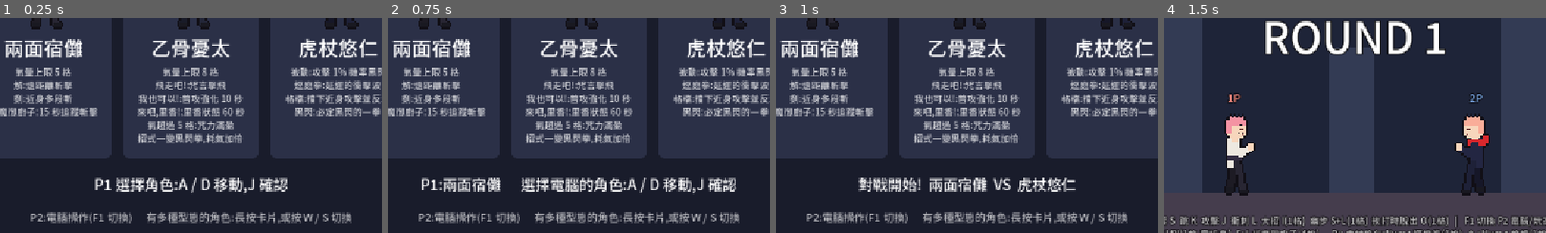
Above: before the commit, frames 1-4 (left to right).
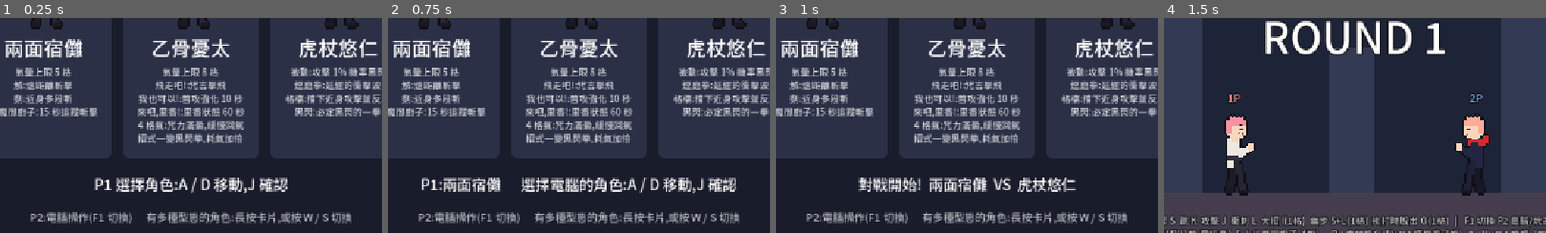
Above: after the commit, the same moments.

Repository: tyboy0407/anifight
Game: Godot game, scene res://scenes/select.tscn
The game is run twice, just before and just after one commit, with the same random seed, the same clock (stepped at 60 frames per second) and the same inputs.
Inputs (mouse positions are % of the whole screen's width and height, from its top left):
- Up to frame 1 (0.25 s): no input
- Up to frame 2 (0.75 s): tap Enter (ui_accept) at 0.5 s; move the mouse to (72, 45) at 0.52 s; hold D from 0.53 s (still down); tap J at 0.6 s; click (72, 45) at 0.67 s
- Up to frame 3 (1 s): keep holding D; tap Enter (ui_accept) at 0.77 s
- Up to frame 4 (1.5 s): keep holding D; move the mouse to (30, 55) at 1.27 s; tap K at 1.35 s
The pictures show only the part of the screen within x 25-75%, y 46-96%; the shares and areas given below are measured in that part.

The runs differ from the first frame. In frame 1, 0.8% of the frame differs, in the area x 36-64%, y 47-53%; in frame 2, 0.8%; in frame 3, 0.8%; in frame 4, nothing differs.

Commit message:
Make Yuta's overflow start at 4 bars and send foes tumbling
Yuta's overflow state now starts at 4 bars instead of above 5, and
slowly restores energy while it lasts (one bar every 20 seconds).
The touch button for skill 1 gets a faint Black Flash glow while the
empowered punch is available.

The empowered punch no longer just throws the opponent in an arc.
They fly low, hit the ground, and bounce and roll to the edge of the
screen, kicking up dust along the way, then slam into the edge with
debris and a screen shake. This is a new AttackData flag (tumbles)
handled in Fighter, so other moves can use it, and the camera now
shakes on request through a screen_shake signal.

The CPU's saving rule for Yuta changes with the threshold: in a
saving round it holds its energy until Rika is out.

Co-Authored-By: Claude Fable 5.2 <noreply@anthropic.com>

Diff:
--- a/scripts/attack_data.gd
+++ b/scripts/attack_data.gd
@@ -14,6 +14,8 @@
 @export var knockback: Vector2 = Vector2(220, 0)
 @export var hitstun: float = 0.30
 @export var launches: bool = false
+## launches 的招式專用:對手不是飛出去就倒地,而是落地後一路翻滾彈跳到場邊,沿途揚起沙土
+@export var tumbles: bool = false
 ## 出招時自身往前踏的速度
 @export var lunge: float = 120.0
 ## 命中時攻擊方是否累積氣量(耗氣招式設為 false)
--- a/scripts/characters/yuta.gd
+++ b/scripts/characters/yuta.gd
@@ -8,8 +8,10 @@
 ##   我也可以!(上 + skill):咒力附刀,10 秒內普通攻擊傷害提升。耗 1 格氣。
 ##   來吧,里香!(下 + special):召喚里香,進入里香狀態 60 秒。耗 5 格氣。
 ## 被動「咒力滿盈」
-##   氣量超過 5 格時進入,掉回 5 格以下就解除。期間:
-##   skill 變成「不准欺負我的朋友!」:短暫蓄力後向前揮拳,必定黑閃(傷害 2 倍),把對手打飛到遠處。
+##   氣量滿 4 格時進入,掉到 4 格以下就解除。期間:
+##   氣量會緩慢自動恢復(每 20 秒 1 格)。
+##   skill 變成「不准欺負我的朋友!」:短暫蓄力後向前揮拳,必定黑閃(傷害 2 倍),
+##   對手低空飛出後在地上翻滾彈跳,一路滾到場邊。
 ##   skill 與 上 + skill 的耗氣量加倍(各 2 格);「來吧,里香!」不受影響。
 ## 里香狀態
 ##   地面連段由 3 段變 5 段,每次普攻命中里香都會追加一擊。
@@ -35,13 +37,15 @@
 const BUFF_DURATION := 10.0
 const BUFF_DAMAGE_SCALE := 1.5
 # 咒力滿盈
-const OVERFLOW_THRESHOLD := 500   # 氣量超過這個值就進入咒力滿盈
+const OVERFLOW_THRESHOLD := 400   # 氣量到達這個值就進入咒力滿盈
 const OVERFLOW_COST_SCALE := 2    # 滿盈期間招式一、招式二的耗氣倍率
+const OVERFLOW_REGEN := 5.0       # 滿盈期間每秒自動恢復的氣量(20 秒一格)
 # 不准欺負我的朋友!(咒力滿盈時的招式一,和「飛走吧!」共用冷卻)
 const FRIEND_DAMAGE := 130        # 必定黑閃,實際是 2 倍
 const FRIEND_CHARGE := 0.40       # 揮拳前的蓄力時間
-const FRIEND_KNOCKBACK := Vector2(1200, -480)
-const FRIEND_RANGE := 300.0       # 電腦:對手在這個距離內才出拳# 來吧,里香!
+const FRIEND_KNOCKBACK := Vector2(1150, -420)  # 低空飛出,落地後翻滾彈跳到場邊
+const FRIEND_RANGE := 300.0       # 電腦:對手在這個距離內才出拳
+# 來吧,里香!
 const RIKA_COST := 500
 const RIKA_CAST := 0.80
 const RIKA_RELEASE := 0.50
@@ -69,6 +73,7 @@
 var _speech_move: AttackData
 
 var _was_overflowing := false
+var _regen_bank := 0.0  # 自動回氣還沒滿 1 點的零頭
 var _friend_move: AttackData
 var _friend_health := 0  # 出拳前對手的血量,用來判斷這一拳有沒有打到
 
@@ -137,6 +142,7 @@
 	var flash_damage := int(round(FRIEND_DAMAGE * BLACK_FLASH_DAMAGE_SCALE))
 	_friend_move = AttackData.make(flash_damage, 0.05, 0.14, 0.40, Vector2(90, -62), Vector2(170, 90), FRIEND_KNOCKBACK, 0.0, true, 520.0)
 	_friend_move.builds_energy = false
+	_friend_move.tumbles = true
 	_friend_move.color = Color(0.1, 0.02, 0.04, 0.85)
 	_rika_move = AttackData.make(30, 0.0, 0.0, 0.0, Vector2.ZERO, Vector2.ZERO, Vector2.ZERO, 0.36, false, 0.0)
 	_protect_move = AttackData.make(PROTECT_DAMAGE, 0.0, 0.0, 0.0, Vector2.ZERO, Vector2.ZERO, Vector2(720, -480), 0.0, true, 0.0)
@@ -158,6 +164,7 @@
 	_speech_cooldown = 0.0
 	_buff_time = 0.0
 	_was_overflowing = false
+	_regen_bank = 0.0
 	_cancel_cannon()
 	_exit_rika()
 	super(spawn_position, spawn_facing)
@@ -167,7 +174,7 @@
 	super(delta)
 	_speech_cooldown = maxf(_speech_cooldown - delta, 0.0)
 	_buff_time = maxf(_buff_time - delta, 0.0)
-	_tick_overflow()
+	_tick_overflow(delta)
 	_tick_rika(delta)
 	_tick_cannon(delta)
 	_update_status()
@@ -177,9 +184,13 @@
 	return _rika_time > 0.0
 
 
-## 咒力滿盈:氣量超過 5 格。
+## 咒力滿盈:氣量滿 4 格。
 func overflowing() -> bool:
-	return energy > OVERFLOW_THRESHOLD
+	return energy >= OVERFLOW_THRESHOLD
+
+
+func skill1_empowered() -> bool:
+	return overflowing()
 
 
 ## 招式一、招式二實際的耗氣量:咒力滿盈時加倍。
@@ -187,11 +198,20 @@
 	return base_cost * OVERFLOW_COST_SCALE if overflowing() else base_cost
 
 
-func _tick_overflow() -> void:
+func _tick_overflow(delta: float) -> void:
 	var now := overflowing()
 	if now and not _was_overflowing and state != State.KO:
 		_callout("咒力滿盈", CURSE_COLOR)
 	_was_overflowing = now
+	# 滿盈期間緩慢回氣。氣量是整數,不足 1 點的部分先存著。
+	if not now or state == State.KO or energy_sealed():
+		_regen_bank = 0.0
+		return
+	_regen_bank += OVERFLOW_REGEN * delta
+	var whole := int(_regen_bank)
+	if whole > 0:
+		_regen_bank -= whole
+		add_energy(whole)
 
 
 func _try_character_actions() -> bool:
@@ -201,7 +221,7 @@
 			return true
 		return false
 	if _skill1_pressed() and _speech_cooldown <= 0.0:
-		# 先記下是不是滿盈:扣完氣可能就掉回 5 格以下了
+		# 先記下是不是滿盈:扣完氣可能就掉到 4 格以下了
 		var empowered := overflowing()
 		if not _spend_energy(_skill_cost(SPEECH_COST)):
 			return false
@@ -221,9 +241,10 @@
 	return 0 if in_rika_state() else RIKA_COST
 
 
-## 電腦操作時:決定存氣的回合先不用招式,存到 5 格召喚里香;超過 5 格(咒力滿盈)才又開始用招式。
+## 電腦操作時:決定存氣的回合先不用招式,存到 5 格召喚里香;里香出來之後才又開始用招式。
+## (滿 4 格就是咒力滿盈,這時用招式要 2 格,一用就存不到 5 格了。)
 func ai_saving_energy() -> bool:
-	return ai_saves_this_round and not overflowing()
+	return ai_saves_this_round and not in_rika_state()
 
 
 ## 電腦操作時:還沒召喚里香的話,氣夠了就先召喚。
@@ -365,6 +386,7 @@
 	if move == _friend_move:
 		if target.health < _friend_health or target.state == State.GUARD:
 			_black_flash_effect(target.global_position + Vector2(0, -60))
+			screen_shake.emit(10.0)
 		return
 	if in_rika_state() and _cannon == Cannon.NONE and _is_normal_attack(move):
 		_rika_strike_timer = RIKA_STRIKE_DELAY
--- a/scripts/fighter.gd
+++ b/scripts/fighter.gd
@@ -7,6 +7,8 @@
 signal defeated(fighter: Fighter)
 ## 自己「被」連段的狀況:hits 為連續受擊數,damage 為這段連段的累計傷害。歸零代表連段結束。
 signal combo_changed(hits: int, damage: int)
+## 要求畫面震動(重擊命中、摔在地上、撞到場邊)。strength 是震動的最大位移(像素)。
+signal screen_shake(strength: float)
 
 enum State { IDLE, MOVE, JUMP, DASH, ATTACK, GUARD, HITSTUN, LAUNCHED, DOWN, GETUP, KO, TELEPORT, BURST, CAST, STUNNED }
 
@@ -40,6 +42,17 @@
 const BLACK_FLASH_COLOR := Color(0.85, 0.08, 0.12)
 ## 電腦操作時,每回合有這個機率選擇存氣放超必殺(只對超必殺很貴的角色有意義)。
 const AI_SAVE_CHANCE := 0.6
+# 翻滾擊飛(AttackData.tumbles):落地後彈跳幾次,彈不起來就貼地翻滾,撞到場邊或停下來才倒地。
+const TUMBLE_BOUNCES: Array[float] = [-400.0, -310.0, -220.0]  # 每次著地彈起的速度
+const TUMBLE_BOUNCE_KEEP := 0.85       # 每次著地保留的水平速度比例
+const TUMBLE_ROLL_FRICTION := 1500.0   # 貼地翻滾時的減速
+const TUMBLE_STOP_SPEED := 140.0       # 慢到這個速度就停下來倒地
+const TUMBLE_SPIN := 15.0              # 翻滾的旋轉速度(弧度 / 秒)
+const TUMBLE_WALL_REBOUND := Vector2(170, -330)  # 撞到場邊後彈回來的速度
+const TUMBLE_DUST_INTERVAL := 0.04     # 貼近地面時每隔多久揚起一次沙土
+const TUMBLE_DUST_HEIGHT := 70.0       # 離地多高以內算貼近地面
+const DUST_COLORS: Array[Color] = [Color(0.80, 0.68, 0.46), Color(0.62, 0.50, 0.33), Color(0.90, 0.82, 0.62)]
+const DEBRIS_COLORS: Array[Color] = [Color(0.55, 0.55, 0.6), Color(0.38, 0.38, 0.43), Color(0.80, 0.68, 0.46)]
 
 const MOVE_SPEED := 320.0
 const JUMP_VELOCITY := -720.0
@@ -112,6 +125,14 @@
 var _combo_damage := 0
 ## 連段到達上限後的那次擊飛:落地前不能再被追打。一般的擊飛則可以在空中被連擊。
 var _launch_protected := false
+# 翻滾擊飛中
+var _tumbling := false
+var _tumble_dir := 1          # 飛出去的方向
+var _tumble_bounces := 0      # 已經在地上彈了幾次
+var _tumble_angle := 0.0      # 目前轉到的角度
+var _tumble_floor_y := INF    # 地面高度;還沒著地過就不知道
+var _tumble_dust_timer := 0.0
+var _sprite_offset := Vector2.ZERO  # 素材原本的位移,翻滾時要暫時改成以身體中心為軸
 var _has_sprite := false
 var _current_anim := ""
 var _anim_restart := false
@@ -186,10 +207,10 @@
 		State.ATTACK: _tick_attack(delta)
 		State.GUARD: _tick_guard(delta)
 		State.HITSTUN: _tick_hitstun(delta)
-		State.LAUNCHED: _tick_launched()
+		State.LAUNCHED: _tick_launched(delta)
 		State.DOWN: _tick_down(delta)
 		State.GETUP: _tick_getup()
-		State.KO: _apply_friction(delta)
+		State.KO: _tick_ko(delta)
 		State.TELEPORT: _tick_teleport()
 		State.BURST: _tick_burst()
 		State.CAST: _tick_cast(delta)
@@ -197,6 +218,7 @@
 
 	move_and_slide()
 	_update_visual()
+	_apply_spin()
 
 
 # ---------- 各狀態 ----------
@@ -323,12 +345,126 @@
 		_set_state(State.IDLE)
 
 
-func _tick_launched() -> void:
+func _tick_launched(delta: float) -> void:
 	if can_escape() and _pressed("escape") and _spend_energy(ESCAPE_COST):
 		_start_burst()
+	elif _tumbling:
+		_tick_tumble(delta)
 	elif _state_time > 0.05 and _landed():
 		velocity.x = 0.0
 		_set_state(State.DOWN)
+
+
+func _tick_ko(delta: float) -> void:
+	if _tumbling:
+		_tick_tumble(delta)
+	else:
+		_apply_friction(delta)
+
+
+# ---------- 翻滾擊飛 ----------
+
+func _begin_tumble(direction: int) -> void:
+	_tumbling = true
+	_tumble_dir = direction
+	_tumble_bounces = 0
+	_tumble_angle = 0.0
+	_tumble_dust_timer = 0.0
+	_tumble_floor_y = global_position.y if is_on_floor() else INF
+
+
+func _stop_tumble() -> void:
+	_tumbling = false
+	_tumble_angle = 0.0
+
+
+## 被翻滾擊飛的招式打中後:低空飛出、著地彈跳、貼地翻滾,撞到場邊或停下來為止。
+func _tick_tumble(delta: float) -> void:
+	_tumble_angle += _tumble_dir * TUMBLE_SPIN * delta
+	var at_edge := global_position.x >= arena_max_x - 1.0 if _tumble_dir > 0 else global_position.x <= arena_min_x + 1.0
+	if at_edge:
+		_tumble_hit_wall()
+		return
+	if _state_time > 0.05 and _landed():
+		_tumble_floor_y = global_position.y
+		if _tumble_bounces < TUMBLE_BOUNCES.size():
+			# 重重摔在地上再彈起來
+			velocity.y = TUMBLE_BOUNCES[_tumble_bounces]
+			velocity.x *= TUMBLE_BOUNCE_KEEP
+			_tumble_bounces += 1
+			_spawn_dust(global_position, 10, 1.0)
+			screen_shake.emit(6.0)
+		else:
+			# 彈不起來了:貼著地面滾到停
+			velocity.x = move_toward(velocity.x, 0.0, TUMBLE_ROLL_FRICTION * delta)
+			if absf(velocity.x) < TUMBLE_STOP_SPEED:
+				_stop_tumble()
+				if state == State.LAUNCHED:
+					velocity.x = 0.0
+					_set_state(State.DOWN)
+				return
+	_tumble_dust_timer -= delta
+	if _tumble_dust_timer <= 0.0 and global_position.y >= _tumble_floor_y - TUMBLE_DUST_HEIGHT:
+		_tumble_dust_timer = TUMBLE_DUST_INTERVAL
+		_spawn_dust(Vector2(global_position.x, _tumble_floor_y), 2, 0.55)
+
+
+## 撞上場邊:碎石與沙塵炸開、畫面震動,人被彈回來後倒地。
+func _tumble_hit_wall() -> void:
+	var wall := Vector2(global_position.x + _tumble_dir * BODY_SIZE.x / 2.0, global_position.y - BODY_SIZE.y / 2.0)
+	# 撞擊點的裂痕
+	for i in 5:
+		var crack := _spawn_rect(Vector2(randf_range(70, 150), 5), Color(1, 1, 1, 0.9), wall, 3)
+		crack.rotation = PI / 2.0 + randf_range(-1.0, 1.0)
+		var crack_tween := crack.create_tween()
+		crack_tween.tween_property(crack, "modulate:a", 0.0, 0.3)
+		crack_tween.tween_callback(crack.queue_free)
+	# 往場內噴的碎石
+	for i in 16:
+		var piece_size := randf_range(8, 22)
+		var piece := _spawn_rect(Vector2(piece_size, piece_size), DEBRIS_COLORS[i % DEBRIS_COLORS.size()], wall + Vector2(0, randf_range(-50, 50)), 3)
+		piece.rotation = randf_range(-PI, PI)
+		var drift := Vector2(-_tumble_dir * randf_range(60, 300), randf_range(-190, 90))
+		var time := randf_range(0.4, 0.7)
+		var tween := piece.create_tween()
+		tween.tween_property(piece, "position", piece.position + drift, time).set_ease(Tween.EASE_OUT).set_trans(Tween.TRANS_QUAD)
+		tween.parallel().tween_property(piece, "rotation", piece.rotation + randf_range(-5.0, 5.0), time)
+		tween.parallel().tween_property(piece, "modulate:a", 0.0, time)
+		tween.tween_callback(piece.queue_free)
+	if _tumble_floor_y < INF:
+		_spawn_dust(Vector2(global_position.x, _tumble_floor_y), 14, 1.5)
+	screen_shake.emit(18.0)
+	velocity = Vector2(-_tumble_dir * TUMBLE_WALL_REBOUND.x, TUMBLE_WALL_REBOUND.y)
+	_stop_tumble()
+
+
+## 揚起沙土:一把大小不一的土色方塊往上、往兩旁散開後淡出。
+func _spawn_dust(at: Vector2, amount: int, spread: float) -> void:
+	for i in amount:
+		var dust_size := randf_range(7, 17) * minf(spread + 0.4, 1.4)
+		var dust := _spawn_rect(Vector2(dust_size, dust_size), Color(DUST_COLORS[randi() % DUST_COLORS.size()], 0.85), at + Vector2(randf_range(-22, 22) * spread, -dust_size / 2.0), 1)
+		dust.rotation = randf_range(-PI, PI)
+		var drift := Vector2(randf_range(-80, 80), randf_range(-95, -20)) * spread
+		var time := randf_range(0.3, 0.55)
+		var tween := dust.create_tween()
+		tween.tween_property(dust, "position", dust.position + drift, time).set_ease(Tween.EASE_OUT).set_trans(Tween.TRANS_QUAD)
+		tween.parallel().tween_property(dust, "scale", Vector2(1.7, 1.7), time)
+		tween.parallel().tween_property(dust, "modulate:a", 0.0, time)
+		tween.tween_callback(dust.queue_free)
+
+
+## 翻滾時讓角色以身體中心為軸旋轉;平常角度是 0,等於沒有作用。
+func _apply_spin() -> void:
+	var pivot := BODY_SIZE.y / 2.0 if _tumbling else 0.0
+	if _has_sprite:
+		_sprite.rotation = _tumble_angle
+		_sprite.position = Vector2(0, -pivot)
+		_sprite.offset = _sprite_offset + Vector2(0, pivot / _sprite.scale.y)
+	else:
+		_body.pivot_offset = _body.size / 2.0
+		_body.rotation = _tumble_angle
+		if _tumbling:
+			_eye.visible = false
 
 
 func _tick_down(delta: float) -> void:
@@ -440,6 +576,11 @@
 	velocity.x = 0.0
 	_stun_time = duration
 	_set_state(State.HITSTUN, true)
+
+
+## 給觸控按鈕的提示:招式一現在是不是強化版(是的話按鈕周圍會冒出黑閃的光芒)。
+func skill1_empowered() -> bool:
+	return false
 
 
 ## 給電腦對手的提示:技能二要按住幾秒(可以蓄力的招式用)。預設點一下就好。
@@ -633,23 +774,32 @@
 		return
 
 	_set_hitbox(false)
+	_stop_tumble()
+	var tumbles := move.launches and move.tumbles
 	var damage := _register_hit(move.damage)
 	_set_health(health - damage)
 	add_energy(int(damage * ENERGY_PER_DAMAGE_TAKEN))
 	if move.builds_energy:
 		attacker.add_energy(int(damage * ENERGY_PER_DAMAGE_DEALT))
 	if health <= 0:
-		velocity = Vector2(away * 350.0, -450.0)
+		# 被翻滾擊飛的招式打倒:一樣滾到場邊
+		velocity = Vector2(away * move.knockback.x, move.knockback.y) if tumbles else Vector2(away * 350.0, -450.0)
 		_set_state(State.KO, true)
+		if tumbles:
+			_begin_tumble(away)
 		defeated.emit(self)
 	elif _combo_hits >= COMBO_HIT_LIMIT:
 		# 連段到達上限:強制擊飛倒地,落地前不能再被追打,結束這段連段。
 		velocity = Vector2(away * move.knockback.x, move.knockback.y) if move.launches else Vector2(away * 320.0, -420.0)
 		_set_state(State.LAUNCHED, true)
 		_launch_protected = true
+		if tumbles:
+			_begin_tumble(away)
 	elif move.launches:
 		velocity = Vector2(away * move.knockback.x, move.knockback.y)
 		_set_state(State.LAUNCHED, true)
+		if tumbles:
+			_begin_tumble(away)
 	elif state == State.LAUNCHED or not is_on_floor():
 		# 浮空中被打:再往上彈一下,落地前可以繼續被連擊。
 		# 空中沒有地面摩擦,水平擊退要縮小,不然第二下就會被推出攻擊範圍。
@@ -673,6 +823,8 @@
 	_state_time = 0.0
 	_anim_restart = true
 	_launch_protected = false
+	if new_state != State.LAUNCHED and new_state != State.KO:
+		_stop_tumble()
 	if new_state == State.IDLE:
 		_end_combo()
 
@@ -856,7 +1008,8 @@
 	var canvas: Vector2 = loaded.canvas
 	_sprite.sprite_frames = loaded.frames
 	_sprite.scale = Vector2.ONE * float(loaded.scale)
-	_sprite.offset = Vector2(-canvas.x / 2.0, -canvas.y + float(loaded.foot_offset))
+	_sprite_offset = Vector2(-canvas.x / 2.0, -canvas.y + float(loaded.foot_offset))
+	_sprite.offset = _sprite_offset
 	_sprite.visible = true
 	_has_sprite = true
 	_body.visible = false
--- a/scripts/game_state.gd
+++ b/scripts/game_state.gd
@@ -41,7 +41,7 @@
 		"sprites": "res://assets/characters/yuta",
 		"hair": Color(0.13, 0.13, 0.17),
 		"skills": ["飛走吧!(1格)", "我也可以!(1格)", "來吧,里香!(5格)/純愛砲"],
-		"summary": "氣量上限 8 格\n飛走吧!:咒言擊飛\n我也可以!:普攻強化 10 秒\n來吧,里香!:里香狀態 60 秒\n氣超過 5 格:咒力滿盈\n招式一變黑閃拳,耗氣加倍",
+		"summary": "氣量上限 8 格\n飛走吧!:咒言擊飛\n我也可以!:普攻強化 10 秒\n來吧,里香!:里香狀態 60 秒\n4 格氣:咒力滿盈,緩慢回氣\n招式一變黑閃拳,耗氣加倍",
 	},
 	{
 		"name": "虎杖悠仁",
--- a/scripts/main.gd
+++ b/scripts/main.gd
@@ -12,6 +12,7 @@
 const ROUNDS_TO_WIN := 2
 const ROUND_TIME := 150.0
 const ROUND_END_DELAY := 2.2
+const SHAKE_TIME := 0.28
 const COMMON_HINT := "移動 A/D  防禦 S  跳 K  攻擊 J  衝刺 L  大招 I(1格)  幽步 S+L(1格)  挨打時脫出 O(1格)   |   F1 切換 P2 電腦/玩家   Esc 回選角"
 
 var _fighters: Array[Fighter] = []
@@ -20,6 +21,8 @@
 var _time_left := ROUND_TIME
 var _round_active := false
 var _match_over := false
+var _shake_time := 0.0
+var _shake_strength := 0.0
 var _cpu: CpuController
 var _touch: TouchControls  # 只有觸控模式才會建立
 
@@ -71,12 +74,28 @@
 
 
 func _process(delta: float) -> void:
+	_tick_shake(delta)
 	if not _round_active:
 		return
 	_time_left -= delta
 	_hud.set_time(_time_left)
 	if _time_left <= 0.0:
 		_on_time_up()
+
+
+## 畫面震動:鏡頭的位置每個物理影格都會重設,所以震動加在 offset 上。
+func _on_screen_shake(strength: float) -> void:
+	if strength >= _shake_strength * _shake_time / SHAKE_TIME:
+		_shake_strength = strength
+		_shake_time = SHAKE_TIME
+
+
+func _tick_shake(delta: float) -> void:
+	if _shake_time <= 0.0:
+		return
+	_shake_time = maxf(_shake_time - delta, 0.0)
+	var amount := _shake_strength * _shake_time / SHAKE_TIME
+	_camera.offset = Vector2(randf_range(-amount, amount), randf_range(-amount, amount))
 
 
 func _physics_process(_delta: float) -> void:
@@ -115,6 +134,7 @@
 		_fighters[i].health_changed.connect(_on_health_changed.bind(i))
 		_fighters[i].energy_changed.connect(_on_energy_changed.bind(i))
 		_fighters[i].defeated.connect(_on_defeated)
+		_fighters[i].screen_shake.connect(_on_screen_shake)
 		# 角色回報的是「自己被連段」,所以顯示在對手(攻擊方)那一側。
 		_fighters[i].combo_changed.connect(_on_combo_changed.bind(1 - i))
 
--- a/scripts/touch_controls.gd
+++ b/scripts/touch_controls.gd
@@ -25,6 +25,12 @@
 const DASH_TEXT := "衝刺"
 const TELEPORT_TEXT := "幽步"
 const ESCAPE_TEXT := "脫出"
+# 招式一變成強化版時,按鈕周圍淡淡的黑閃光芒
+const GLOW_ALPHA := 0.5            # 光芒的平均不透明度(淡淡的)
+const GLOW_PULSE := 0.18           # 明暗起伏的幅度
+const GLOW_FLICKER := 0.09         # 閃電每隔多久換一次形狀
+const GLOW_BOLTS := 6
+const GLOW_DARK := Color(0.05, 0.02, 0.04)
 
 ## 按鈕配置。offset 是按鈕中心離「所在那一側的下方角落」的距離;size 是直徑或寬高。
 const LAYOUT := [
@@ -53,6 +59,12 @@
 var _teleport_timer := 0.0
 var _teleport_done := false
 var _pulses: Dictionary = {}  # 代按中的動作 -> 剩餘秒數
+var _skill_button: TouchScreenButton
+var _skill_radius := 0.0
+var _skill_glow: Node2D
+var _glow_bolts: Array[Line2D] = []
+var _glow_time := 0.0
+var _glow_flicker := 0.0
 var _menu_root: Control
 var _menu_button: Button
 var _match_over_box: VBoxContainer
@@ -64,6 +76,7 @@
 		_add_button(spec)
 	_dash_button.pressed.connect(_on_dash_pressed)
 	_dash_button.released.connect(_on_dash_released)
+	_build_skill_glow()
 	_build_menu()
 	get_viewport().size_changed.connect(_layout)
 	_layout()
@@ -94,6 +107,7 @@
 				_teleport_timer = TELEPORT_RETRY
 				_pulse("teleport")
 	_update_dash_label()
+	_update_skill_glow(delta)
 
 
 func set_match_over(is_over: bool) -> void:
@@ -152,6 +166,61 @@
 			text = TELEPORT_TEXT
 	_dash_label.text = text
 	_dash_label.modulate = color
+
+
+# ---------- 招式一的黑閃光芒 ----------
+
+## 光芒放在按鈕後面、和按鈕同一個位置(不當按鈕的子節點,才不會跟著按鈕的透明度變化)。
+func _build_skill_glow() -> void:
+	_skill_glow = Node2D.new()
+	_skill_glow.visible = false
+	add_child(_skill_glow)
+	move_child(_skill_glow, 0)
+	# 兩圈光暈:內圈紅、外圈黑
+	_skill_glow.add_child(_make_ring(_skill_radius + 7.0, 9.0, Color(Fighter.BLACK_FLASH_COLOR, 0.75)))
+	_skill_glow.add_child(_make_ring(_skill_radius + 14.0, 4.0, Color(GLOW_DARK, 0.8)))
+	# 從按鈕邊緣往外竄的閃電,黑紅交錯
+	for i in GLOW_BOLTS:
+		var bolt := Line2D.new()
+		bolt.width = 3.0
+		bolt.default_color = GLOW_DARK if i % 2 == 0 else Fighter.BLACK_FLASH_COLOR
+		bolt.joint_mode = Line2D.LINE_JOINT_ROUND
+		_skill_glow.add_child(bolt)
+		_glow_bolts.append(bolt)
+
+
+func _make_ring(radius: float, width: float, color: Color) -> Line2D:
+	var ring := Line2D.new()
+	var points := PackedVector2Array()
+	for i in 48:
+		points.append(Vector2.from_angle(TAU * i / 48.0) * radius)
+	ring.points = points
+	ring.closed = true
+	ring.width = width
+	ring.default_color = color
+	ring.joint_mode = Line2D.LINE_JOINT_ROUND
+	return ring
+
+
+func _update_skill_glow(delta: float) -> void:
+	var glowing := fighter != null and fighter.skill1_empowered()
+	_skill_glow.visible = glowing
+	if not glowing:
+		return
+	_glow_time += delta
+	_skill_glow.modulate.a = GLOW_ALPHA + GLOW_PULSE * sin(_glow_time * 7.0)
+	_glow_flicker -= delta
+	if _glow_flicker > 0.0:
+		return
+	_glow_flicker = GLOW_FLICKER
+	for bolt in _glow_bolts:
+		# 每道閃電:從按鈕邊緣出發,往外折三段
+		var angle := randf() * TAU
+		var points := PackedVector2Array()
+		for step in 4:
+			var reach := _skill_radius + 3.0 + step * randf_range(6.0, 10.0)
+			points.append(Vector2.from_angle(angle + randf_range(-0.16, 0.16) * step) * reach)
+		bolt.points = points
 
 
 # ---------- 建立按鈕 ----------
@@ -210,6 +279,9 @@
 	if spec.key == "dash":
 		_dash_button = button
 		_dash_label = label
+	elif spec.key == "skill":
+		_skill_button = button
+		_skill_radius = button_size.x / 2.0
 
 
 func _make_panel(panel_size: Vector2, corner_radius: int) -> Panel:
@@ -308,3 +380,4 @@
 		var offset: Vector2 = entry.offset + MARGIN
 		var x := area.x + offset.x if entry.side == "left" else view.x - area.z - offset.x
 		node.position = Vector2(x, view.y - area.w - offset.y)
+	_skill_glow.position = _skill_button.position
Binary file changed: assets/fonts/NotoSansTC-subset.ttf
